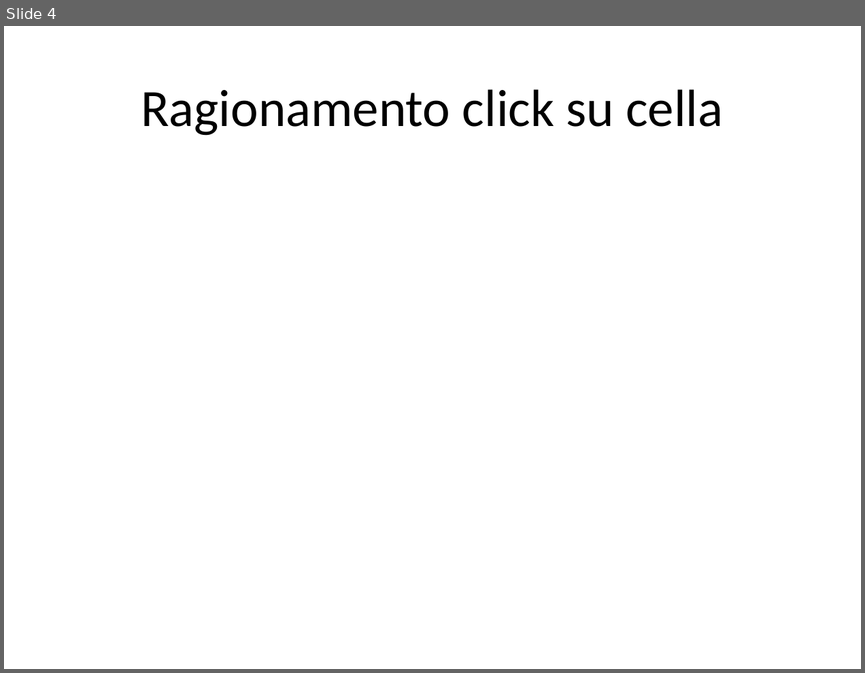
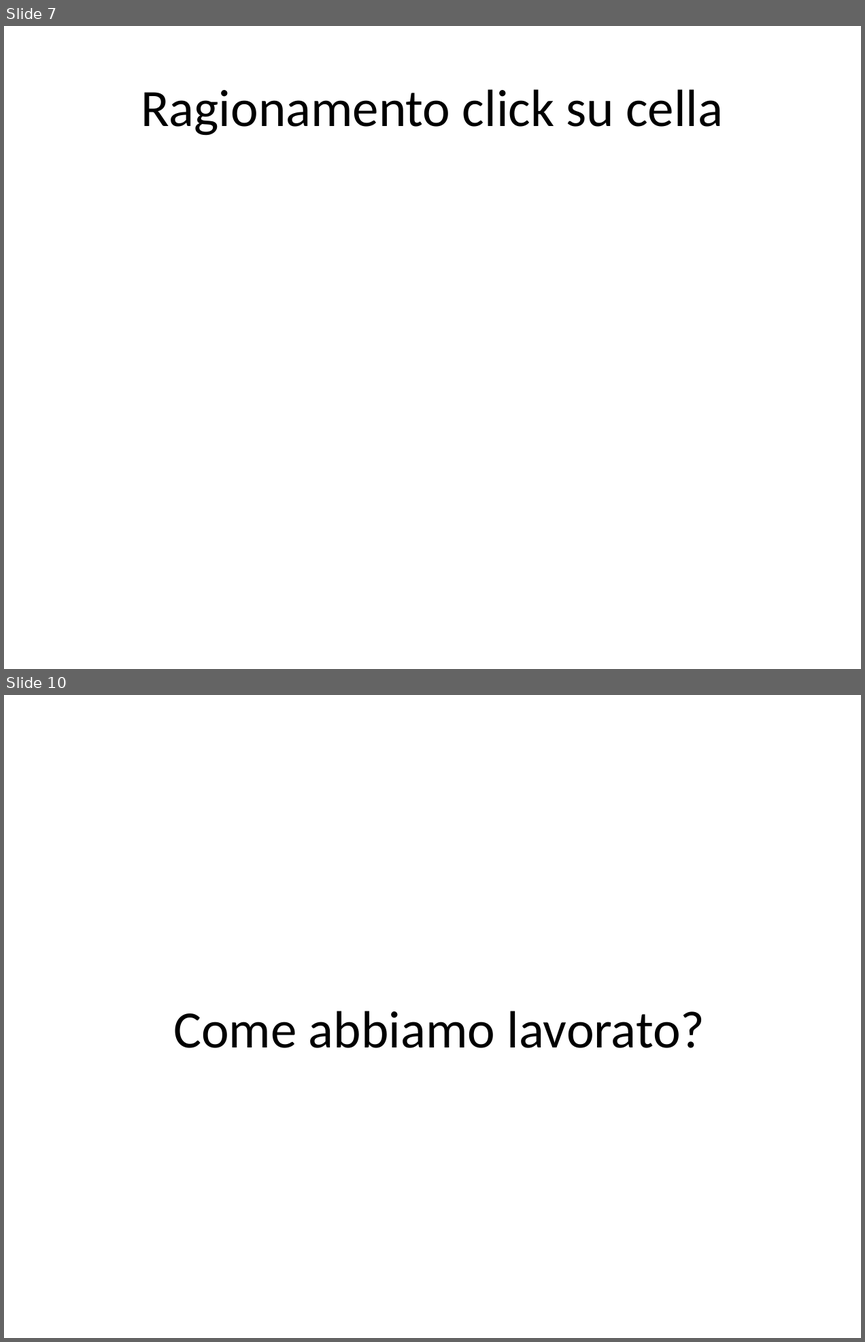
Before and after one commit to danielegenta/ProjectTPSI, a slide deck: Presentazione.pptx. Shown one above the other, each under a label of ours: slide 4 before the commit, slides 7 and 10 after it; the slides between them are not shown. The pictures are 865x673 and 865x1342 pixels, drawn with LibreOffice and Linux fonts; fonts in the diff are those of the drawing. Boxes give left, top, right and bottom in pixels: in the first picture for what was removed or moved away, otherwise in the second. Text is boxed around its words. In the diff, an @@ line names an element or a change of style, - is before the commit and + after.

```diff
--- a/Presentazione.pptx
+++ b/Presentazione.pptx
@@ slide 10 added at bbox=[4, 695, 861, 1338], background #FFFFFF @@
@@ title added at bbox=[173, 1011, 705, 1048], 44 pt, text #000000 @@
+Come abbiamo lavorato?
@@ what was slide 4 is now slide 7 @@
```
Also in this commit, not shown: 3 slides changed, 5 other slides added, 2 other files.
